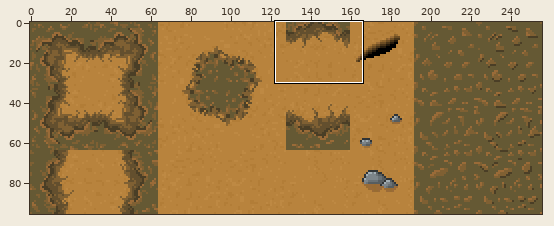
File history of a sprite sheet, World/TileMaps/sand_and_dirt.png. Above: a wide view before the commit, with the close-up outlined.
Close-up. Before:
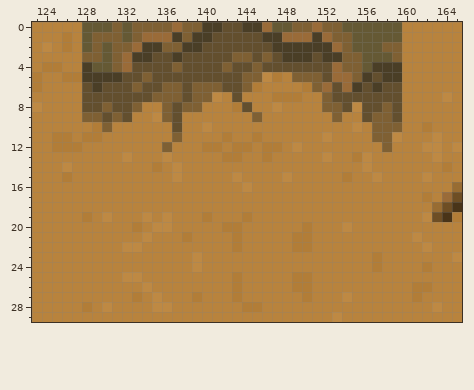
The file is 256x96 pixels. Colours within 5 levels of each other are drawn and written as one. Shown: x 123..165, y 0..29.
After:
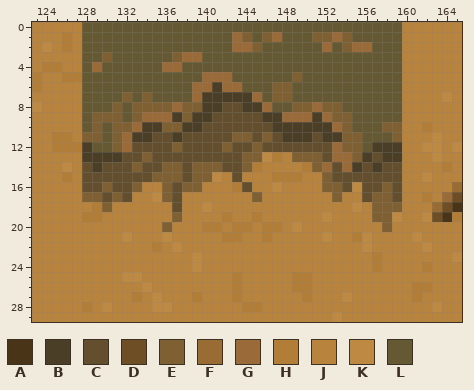
Palette (. is transparent): A #493418  B #4a3e26  C #634f2e  D #6e4e24  E #7f6033  F #986c32  G #9a6b38  H #b27d37  J #b8833d  K #be8943  L #655934
Change:
@@ x 123..165 @@
- 0 JJJJJLLLELEEEEGEEBBCCBBGLLEEGEELLLLLLJJJJJJ
- 1 JJJHJLEEELEGGGBEBBCCCCCBBGGGBGEELLLLLJJJJJJ
- 2 JKJHJLELEEGBBEEBBCCCCCCCBBBBBBGELLLEEJJJJJJ
- 3 JJJJJEELEGBBCCBCCCCCEECECBBBCBBEELLLEJJJJJJ
- 4 JHHJJBLLEGCCCCECCCCECCECCCCCCCGEELBBBJJJJJJ
- 5 HJJHHBBBBCCECCCCCCCCCEEKHJEEECGGEBCBBJJJJJJ
- 6 HJJJJCBCCCECCEECEEECCEHJJJJHEGCGBCBCCJJJJJJ
- 7 JJJJJCCCCCCCEEECEEKJCJJJHHHJJECCCCCCCJJJJKJ
- 8 KJJJJCCECCEJJECEEJJJHCJJKJJJJEECKCCECJJJJJJ
- 9 JJJJJEECECJJKECJJJJJJJEJJJJJJJEJJCEECJJJJJJ
-10 JJJJJJHEJJJJJJCJJKJJJJJJJJJJJJJJKJEEEJJHJJJ
-11 JJHHJHHJJJJJJJEJJJJHJJHJJJJJJKJJJJEEKJJJKJJ
-12 JJHHHJJJJJJJJEJJJHHJHHJHHJKJJJJJJJJEJJJKKJK
-13 JJJJJJJJJKJJJKJJJJJHHJJHJJJJJKJJHKJJJJJJKJJ
-14 JJJKJJJJJJJJHJKJJJJJJJJJJJJJJJJJJKJJJJJJJHJ
-15 JJJHJJJJJJJJJJKJJJJJKJJJJKJJJJJHJJKJJJJKJJJ
-16 JJJJJJJJJJJJJJJJJJJJJKJJJJJJJJJJJJJJJJJJJJF
-17 JJJJJJJJJJJJJJJJJJJJJJJJJJJJJJJJJJJJJJJHJGD
-18 JJJJJJJJJJJJJJJJJJJJJJJJJJJJJJJJJJJJJJJJFDA
-19 JJJJJHJKJJJKJKJJJHJJJHJJJJJJJJJJJJJJJJJKDAH
-20 JJJJJJJJJJHJKKJJJJJHHJJJJJJHJJJKJJJJJJJJJJJ
-21 JJJJJJJJJJJKJJJHJJJJHJJJJJHHJJJJJJJJJJKJJJJ
-22 JJJJJJJJJKKJJJJJJJJJHJJJJJHHJJJJJJJJJJJKJJJ
+ 0 JJJJJLLLLLLLLLLLLLLLLLLLLLLLLLLLLLLLLJJJJJJ
+ 1 JJJHJLLLLLLLLLLLLLLLGELEGLLLEEGELLLLLJJJJJJ
+ 2 JKJHJLLLLLLLLLLLLLLLGGELLLLLLGLEGGLLLJJJJJJ
+ 3 JJJJJLLELLLLLLEGGLLLLLLLLLLLLLLLLLLLLJJJJJJ
+ 4 JHHJJLGLLLLLLGGLLLLLLLLLLLLLLLLLLLLLLJJJJJJ
+ 5 HJJHHLLLLLLLLLLLLGGGLLLLLLELLLLLLLLLLJJJJJJ
+ 6 HJJJJLLLLLLLLLLLGGBGGLLLEELLLLLLLLLLLJJJJJJ
+ 7 JJJJJLLLLELELLLLGBBBBBGLEELLLLLLLLLLLJJJJKJ
+ 8 KJJJJLLLELEEEEGEEBBCCBBGLLEEGEELLLLLLJJJJJJ
+ 9 JJJJJLEEELEGGGBEBBCCCCCBBGGGBGEELLLLLJJJJJJ
+10 JJJJJLELEEGBBEEBBCCCCCCCBBBBBBGELLLEEJJHJJJ
+11 JJHHJEELEGBBCCBCCCCCEECECBBBCBBEELLLEJJJKJJ
+12 JJHHHBLLEGCCCCECCCCECCECCCCCCCGEELBBBJJKKJK
+13 JJJJJBBBBCCECCCCCCCCCEEKHJEEECGGEBCBBJJJKJJ
+14 JJJKJCBCCCECCEECEEECCEHJJJJHEGCGBCBCCJJJJHJ
+15 JJJHJCCCCCCCEEECEEKJCJJJHHHJJECCCCCCCJJKJJJ
+16 JJJJJCCECCEJJECEEJJJHCJJKJJJJEECKCCECJJJJJF
+17 JJJJJEECECJJKECJJJJJJJEJJJJJJJEJJCEECJJHJGD
+18 JJJJJJHEJJJJJJCJJKJJJJJJJJJJJJJJKJEEEJJJFDA
+19 JJJJJHHJJJJJJJEJJJJHJJHJJJJJJKJJJJEEKJJKDAH
+20 JJJJJJJJJJJJJEJJJHHJHHJHHJKJJJJJJJJEJJJJJJJ
+21 JJJJJJJJJKJJJKJJJJJHHJJHJJJJJKJJHKJJJJKJJJJ
+22 JJJJJJJJJJJJHJKJJJJJJJJJJJJJJJJJJKJJJJJKJJJ
 23 JJJJJJJJJJJJJJJJKJJJJJJJJJJJJJJJJJHJJJJJJJK
